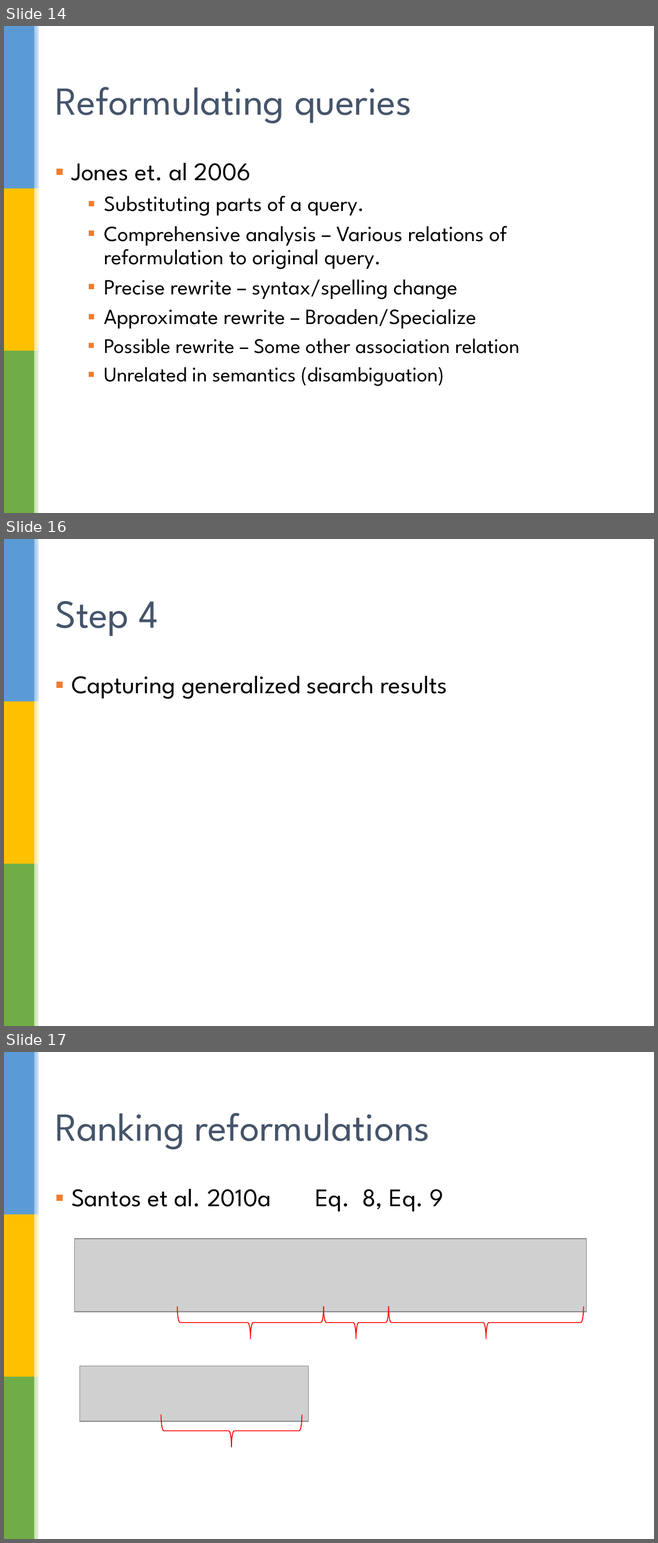
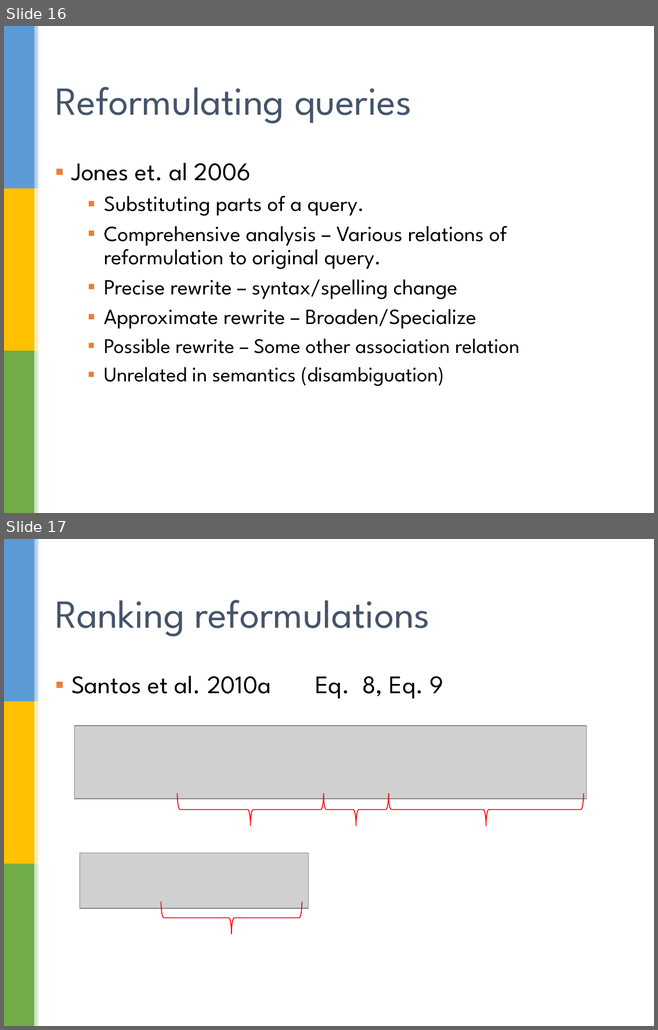
Before and after one commit to cmkumar87/CS5246Test, a slide deck: doc/Diversification_of _search_results_April_17.pptx. Shown one above the other, each under a label of ours: slides 14, 16 and 17 before the commit, slides 16 and 17 after it; the slides between them are not shown. The pictures are 658x1543 and 658x1030 pixels, drawn with LibreOffice and Linux fonts; fonts in the diff are those of the drawing; grey boxes stand for pictures; background and template pictures are left out. Boxes give left, top, right and bottom in pixels: in the first picture for what was removed or moved away, otherwise in the second. Text is boxed around its words. In the diff, an @@ line names an element or a change of style, - is before the commit and + after.

```diff
--- a/doc/Diversification_of _search_results_April_17.pptx
+++ b/doc/Diversification_of _search_results_April_17.pptx
@@ slide 16 removed at [4, 539, 654, 1026], background picture (left out); not listed: 7 template elements that a slide beside it also shows @@
@@ title removed at [55, 601, 158, 636] @@
-Step 4
@@ text removed at [71, 676, 447, 699] @@
-▪ Capturing generalized search results
@@ what was slide 14 is now slide 16 @@
```
Also in this commit, not shown: 6 slides changed, 1 slide added.
